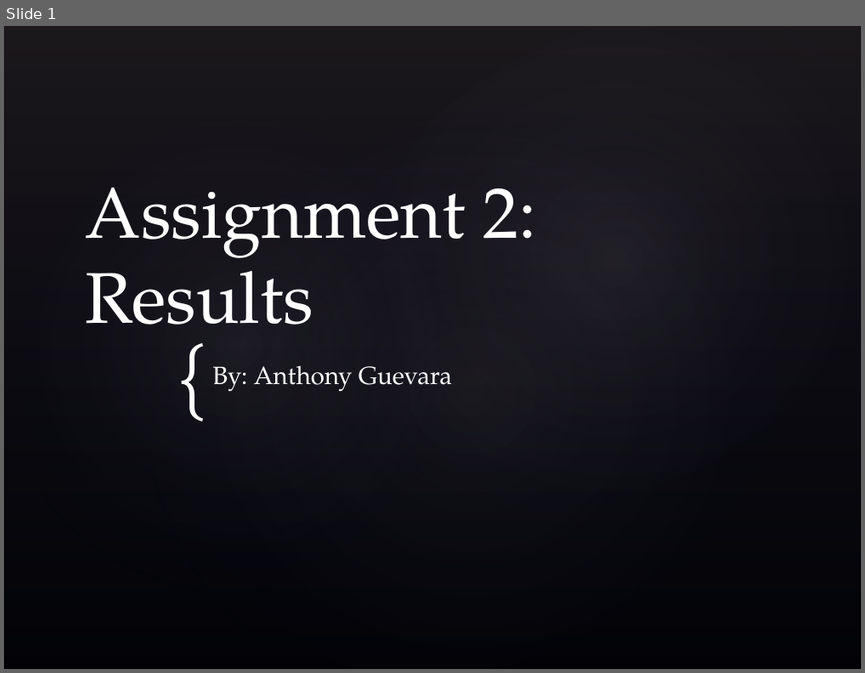
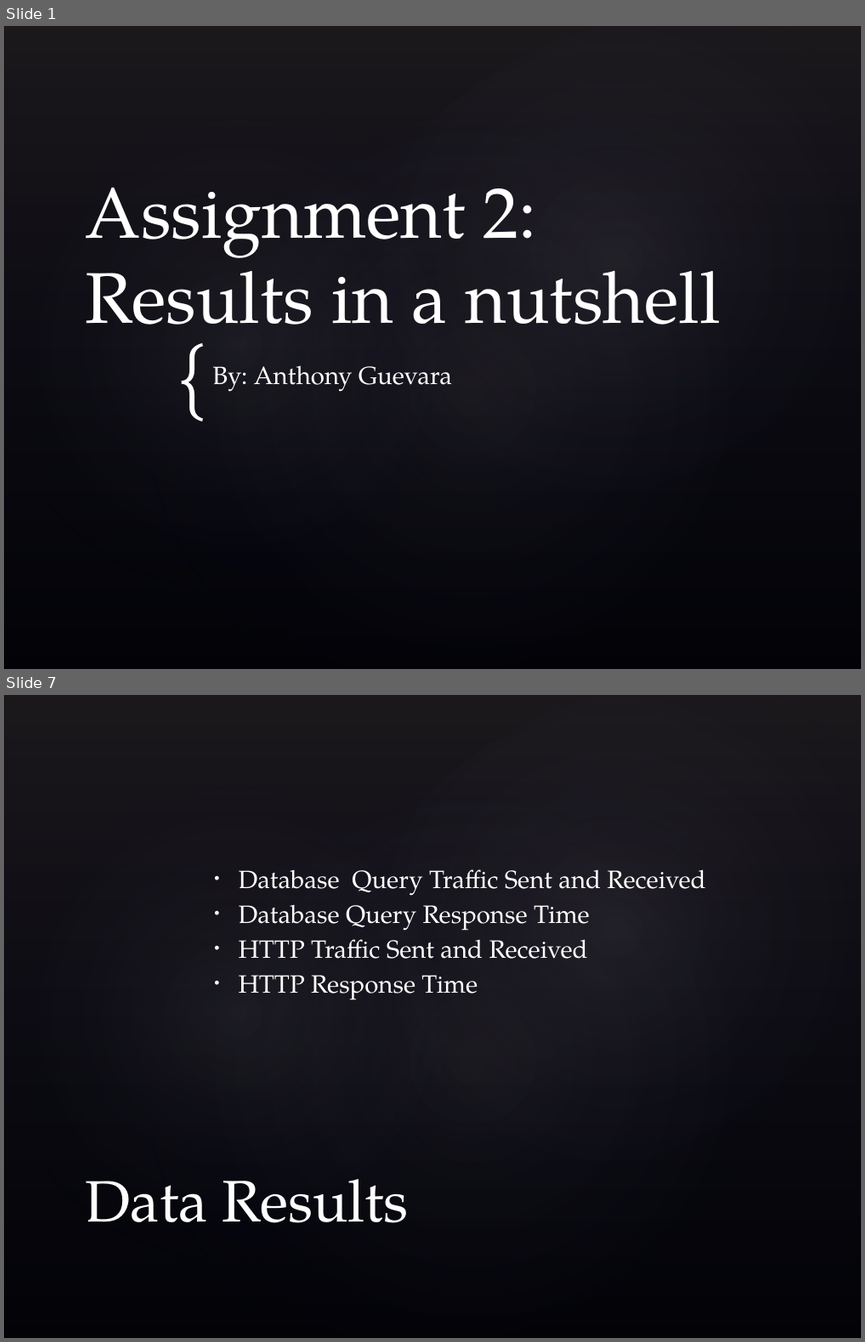
Before and after one commit to zuphu/GriffithUniversity_2014, a slide deck: Network Security/assignments/assignment2/presentation/Presentation.pptx. Shown one above the other, each under a label of ours: slide 1 before the commit, slides 1 and 7 after it; the slides between them are not shown. The pictures are 865x673 and 865x1342 pixels, drawn with LibreOffice and Linux fonts; fonts in the diff are those of the drawing; background and template pictures are left out. Boxes give left, top, right and bottom in pixels: in the first picture for what was removed or moved away, otherwise in the second. Text is boxed around its words. In the diff, an @@ line names an element or a change of style, - is before the commit and + after.

```diff
--- a/Network Security/assignments/assignment2/presentation/Presentation.pptx
+++ b/Network Security/assignments/assignment2/presentation/Presentation.pptx
@@ slide 7 added at [4,695,861,1338], background picture (left out); not listed: 4 template elements that a slide beside it also shows @@
@@ text added at [239,869,705,1000], 21 pt, text #FFFFFF @@
+• Database Query Traffic Sent and Received
+• Database Query Response Time
+• HTTP Traffic Sent and Received
+• HTTP Response Time
@@ title added at [86,1179,409,1223], 49 pt, text #FFFFFF @@
+Data Results
@@ slide 1 changed as well @@
@@ title at [86,188,721,350]: text changed @@
-Assignment 2: Results
+Assignment 2: Results in a nutshell
```
Also in this commit, not shown: 15 other slides added, 1 slide removed.
